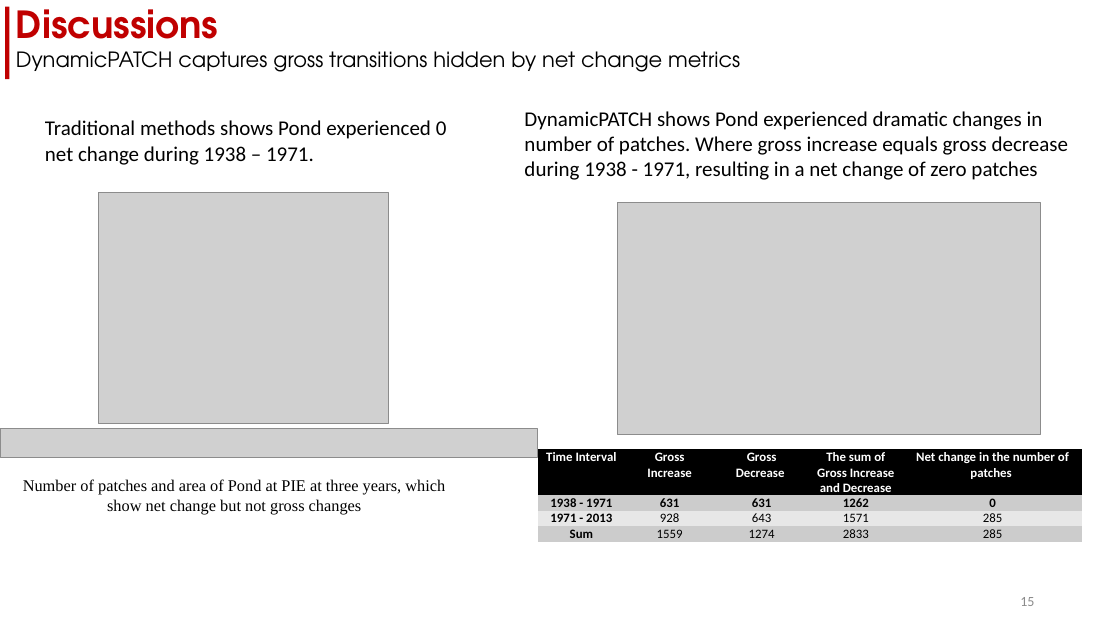
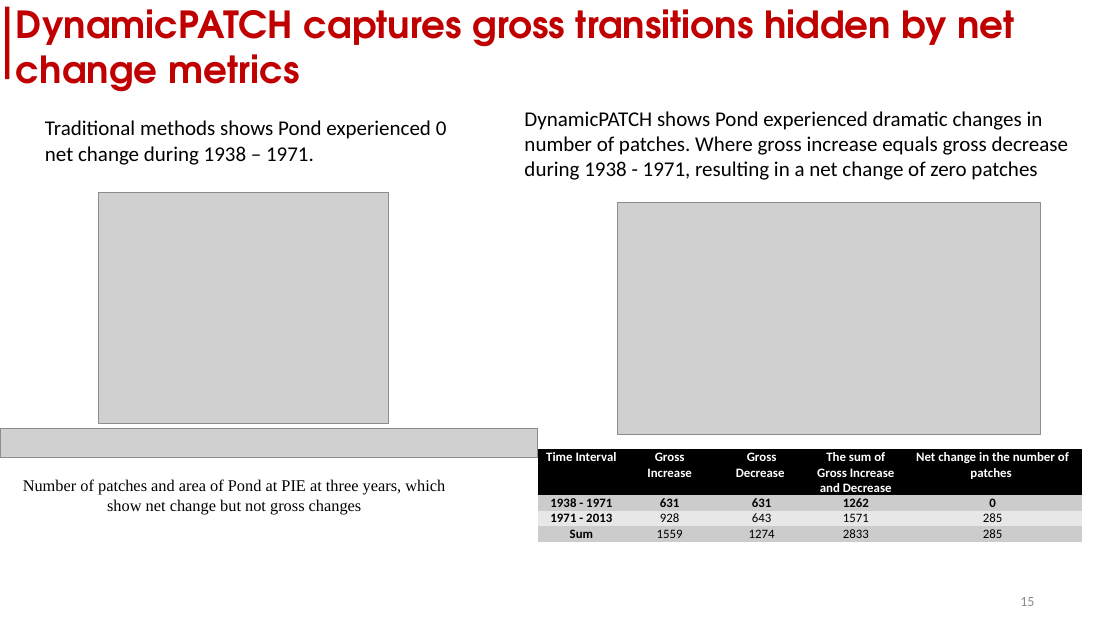
Before and after one commit to zay1996/Workshop_GIStimeseries, a slide deck: slide 15 of assets/slides/workshop_DynamicPATCH.pptx. Drawn at 1120x630 pixels with LibreOffice and Linux fonts; fonts in the diff are those of the drawing; grey boxes stand for pictures. Boxes give left, top, right and bottom in pixels: in the first picture for what was removed or moved away, otherwise in the second. Text is boxed around its words. In the diff, an @@ line names an element or a change of style, - is before the commit and + after.

Commit message:
update dynamicpatch notebook

```diff
--- a/assets/slides/workshop_DynamicPATCH.pptx
+++ b/assets/slides/workshop_DynamicPATCH.pptx
@@ text "DynamicPATCH captures gross transitions hidden ..." at (16,9,1014,92): size 18 to 32 pt, text colour #000000 to #C00000, bold on @@
@@ text at (16,9,218,54): paragraph removed @@
-Discussions
```
Also in this commit, not shown: 5 other slides changed, 21 other files.
